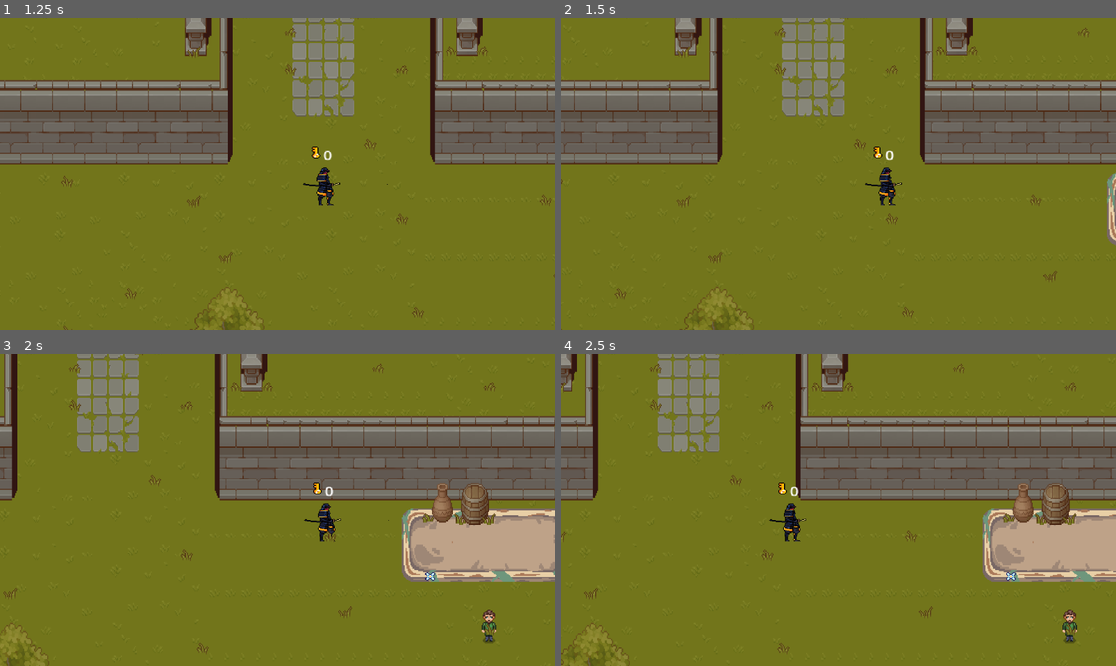
Above: before the commit, frames 1-4 (two rows, left to right).
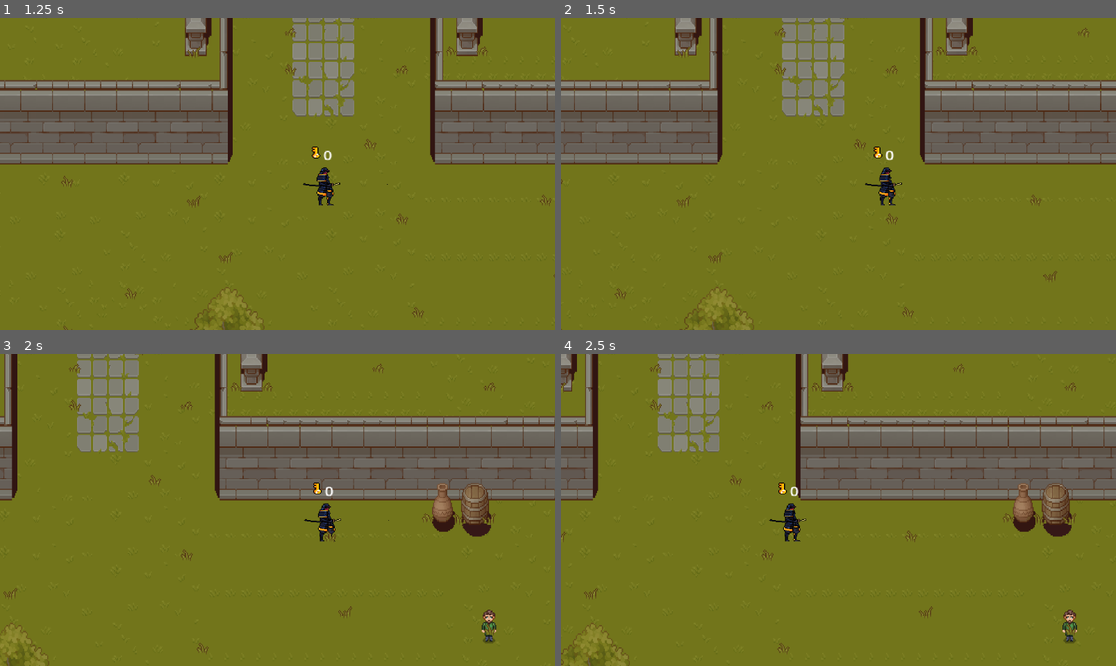
Above: after the commit, the same moments.

Repository: Deadly-pro/Godotpuzzle
Game: Godot game, scene res://scenes/Tutorial.tscn
Same seed, same stepped clock (60 frames per second), same inputs: the game is played once before the commit and once after it. This scene is started directly instead of the project's main scene.
Inputs:
- Up to frame 1 (1.25 s): tap Enter (ui_accept) at 0.5 s; hold Right (right) from 0.53 s (still down); hold Enter (ui_accept) from 0.53 s (still down); tap E (interact) at 0.6 s
- Up to frame 2 (1.5 s): keep holding Right (right); release Enter (ui_accept) at 1.28 s; tap Enter (ui_accept) at 1.35 s
- Up to frame 3 (2 s): keep holding Right (right); tap Enter (ui_accept) at 1.52, 1.82 s; tap E (interact) at 1.55 s
- Up to frame 4 (2.5 s): release Right (right) at 2.03 s; hold A (left) from 2.03 s (still down); hold Enter (ui_accept) from 2.03 s (still down); tap E (interact) at 2.1 s

Frame 1 is identical in both runs. In frame 2, 0.3% of the frame differs, in the area x 98-100%, y 49-74%; in frame 3, 6.0%, in the area x 72-100%, y 49-74%; in frame 4, 5.2%.

Commit message:
update

Diff:
--- /dev/null
+++ b/2Dgame/dialogues/npc1.json
@@ -0,0 +1,5 @@
+[
+	{"name":"worker","chat":"Hi"},
+	{"name":"worker","chat":"I am Gay"},
+	{"name":"You","chat":" Why are u Gay"},
+]
--- a/2Dgame/scenes/dialouge.tscn
+++ b/2Dgame/scenes/dialouge.tscn
@@ -1,21 +1,42 @@
-[gd_scene load_steps=2 format=3 uid="uid://x07ydj73fr3u"]
+[gd_scene load_steps=3 format=3 uid="uid://x07ydj73fr3u"]
 
 [ext_resource type="Texture2D" uid="uid://d06qrid1x13fy" path="res://prefabs/Explosions and Extras/prompt.png" id="1_17mna"]
+[ext_resource type="Script" path="res://scripts/dialougenplayer.gd" id="1_i1q57"]
 
-[node name="Control" type="Control"]
+[node name="dialouge" type="Control"]
 layout_mode = 3
 anchors_preset = 0
-offset_right = 40.0
-offset_bottom = 40.0
+offset_right = 288.0
+offset_bottom = 171.0
+script = ExtResource("1_i1q57")
 
 [node name="NinePatchRect" type="NinePatchRect" parent="."]
 layout_mode = 0
-offset_left = -98.0
-offset_top = -127.0
-offset_right = 97.0
-offset_bottom = -39.0
+offset_left = -97.0
+offset_top = -132.0
+offset_right = 98.0
+offset_bottom = -44.0
 texture = ExtResource("1_17mna")
 patch_margin_left = 17
 patch_margin_top = 13
 patch_margin_right = 18
 patch_margin_bottom = 20
+
+[node name="name" type="RichTextLabel" parent="NinePatchRect"]
+layout_mode = 0
+offset_left = 21.0
+offset_top = 16.0
+offset_right = 81.0
+offset_bottom = 56.0
+scale = Vector2(0.8, 0.8)
+text = "Name"
+
+[node name="chat" type="RichTextLabel" parent="NinePatchRect"]
+layout_mode = 0
+offset_left = 21.0
+offset_top = 36.0
+offset_right = 93.0
+offset_bottom = 68.0
+scale = Vector2(0.6, 0.6)
+text = "Chat...
+"
--- a/2Dgame/scenes/level_1.tscn
+++ b/2Dgame/scenes/level_1.tscn
@@ -2781,7 +2781,7 @@
 layer_4/tile_data = PackedInt32Array(-720887, 1638402, 1342177282, -655351, 1638402, 1342177282, -524279, 1638402, 1342 …(8942 unchanged characters)…
 
 [node name="npc" parent="." instance=ExtResource("13_1tdis")]
-position = Vector2(1043, 697)
+position = Vector2(644, 174)
 current_state = "MOVE"
 
 [connection signal="body_entered" from="lever/Area2D" to="lever" method="_on_area_2d_body_entered"]
--- a/2Dgame/scenes/npc1.tscn
+++ b/2Dgame/scenes/npc1.tscn
@@ -160,19 +160,19 @@
 sprite_frames = SubResource("SpriteFrames_7jxfm")
 animation = &"walk_sd"
 autoplay = "idle"
-frame_progress = 0.57648
+frame_progress = 0.596979
 
 [node name="Timer" type="Timer" parent="."]
 
 [node name="Label" type="Label" parent="."]
-visible = false
 offset_left = -46.0
 offset_top = -51.0
 offset_right = 49.0
 offset_bottom = -28.0
 size_flags_horizontal = 6
 size_flags_vertical = 8
-text = "IM HERE!!!!!!!"
+text = "[E] to interact
+"
 
 [node name="interaction area" type="Area2D" parent="."]
 collision_layer = 3
@@ -183,8 +183,10 @@
 [node name="circle" type="CollisionShape2D" parent="interaction area"]
 shape = SubResource("CircleShape2D_7k0qt")
 
-[node name="Control" parent="." instance=ExtResource("3_1i4b0")]
+[node name="dialouge" parent="." instance=ExtResource("3_1i4b0")]
 
 [connection signal="timeout" from="Timer" to="." method="_on_timer_timeout"]
 [connection signal="body_entered" from="interaction area" to="." method="_on_interaction_area_body_entered"]
+[connection signal="body_exited" from="interaction area" to="." method="_on_interaction_area_body_exited"]
 [connection signal="body_shape_entered" from="interaction area" to="." method="_on_interaction_area_body_shape_entered"]
+[connection signal="dialouge_done" from="dialouge" to="." method="_on_control_dialouge_done"]
--- /dev/null
+++ b/2Dgame/scripts/dialougenpc1.gd
@@ -0,0 +1,23 @@
+extends Control
+
+@export_file("npc1.json") var d_file
+
+var dialouge
+var current_dialouge_id=0
+
+func _ready():
+	start()
+func start():
+	dialouge=load_dialouge()
+	current_dialouge_id=-1
+	next_script()
+func load_dialouge():
+	var file=FileAccess.open("res://dialogues/npc1.json",FileAccess.READ)
+	var content=JSON.parse_string(file.get_as_text())
+	return content
+
+func next_script():
+	current_dialouge_id+=1
+	if current_dialouge_id>=len(dialouge):
+		return
+	NinePatchRect/
--- /dev/null
+++ b/2Dgame/scripts/dialougenplayer.gd
@@ -0,0 +1,41 @@
+extends Control
+
+@export_file("npc1.json") var d_file
+
+var dialouge
+var current_dialouge_id=0
+var d_active=false
+signal  dialouge_done
+
+func _ready():
+	$NinePatchRect.visible=false
+
+func start():
+	if d_active:
+		return
+	d_active=true
+	$NinePatchRect.visible=true
+	dialouge=load_dialouge()
+	current_dialouge_id=-1
+	next_script()
+
+func load_dialouge():
+	var file=FileAccess.open("res://dialogues/npc1.json",FileAccess.READ)
+	var content=JSON.parse_string(file.get_as_text())
+	return content
+
+func _input(event):
+	if !d_active:
+		return
+	if event.is_action_pressed("ui_accept"):
+		next_script()
+
+func next_script():
+	current_dialouge_id+=1
+	if current_dialouge_id>=len(dialouge):
+		d_active=false
+		$NinePatchRect.visible=false
+		emit_signal("dialouge_done")
+		return
+	$NinePatchRect/name.text=dialouge[current_dialouge_id]["name"]
+	$NinePatchRect/chat.text=dialouge[current_dialouge_id]["chat"]
--- a/2Dgame/scripts/npc1.gd
+++ b/2Dgame/scripts/npc1.gd
@@ -14,10 +14,15 @@
 var prev_pos
 # Called when the node enters the scene tree for the first time.
 func _ready():
+	$Label.visible=false
 	start_pos=position
 	print("ready")
 
 func _process(delta):
+	if in_range && !is_chating:
+		$Label.visible=true
+	else:
+		$Label.visible=false
 	if current_state == states[0] or current_state == states[1]:
 		$AnimatedSprite2D.play("idle")
 	elif current_state == states[2] and !is_chating:
@@ -32,14 +37,19 @@
 		elif dir.x == 1:
 			$AnimatedSprite2D.play("walk_fr")
 	if is_moving:
+		is_chating=false
 		match current_state:
 			"IDLE":pass
 			"NEW_DIR":dir=chose([Vector2.RIGHT,Vector2.LEFT,Vector2.DOWN,Vector2.UP])
 			"MOVE": move(delta)
-	elif !is_moving:
-		if Input.is_action_just_pressed("interact"):
+	if !is_chating:
+		if Input.is_action_just_pressed("interact") && in_range:
 			print("chatting")
+			current_state="IDLE"
+			$dialouge.start()
 			is_chating=true
+			is_moving=false
+
 
 func chose(array):
 	array.shuffle()
@@ -59,6 +69,17 @@
 
 func _on_interaction_area_body_entered(body):
 	if body.has_method("_picked"):
-		current_state="IDLE"
 		in_range=true
-		is_moving=false
+
+func _on_interaction_area_body_exited(body):
+	if body.has_method("_picked"):
+		in_range=false
+
+func _on_control_dialouge_done():
+	is_chating=false
+	is_moving=true
+	_on_timer_timeout()
+
+func _on_timer_timeout():
+	$Timer.wait_time=chose([0.5,0.25,0.15])
+	current_state=chose(["IDLE","MOVE","NEW_DIR"])
Not shown, removed: 2Dgame/dialogues/GreenwoodsDL.txt
Not shown, added: 2Dgame/export_presets.cfg
